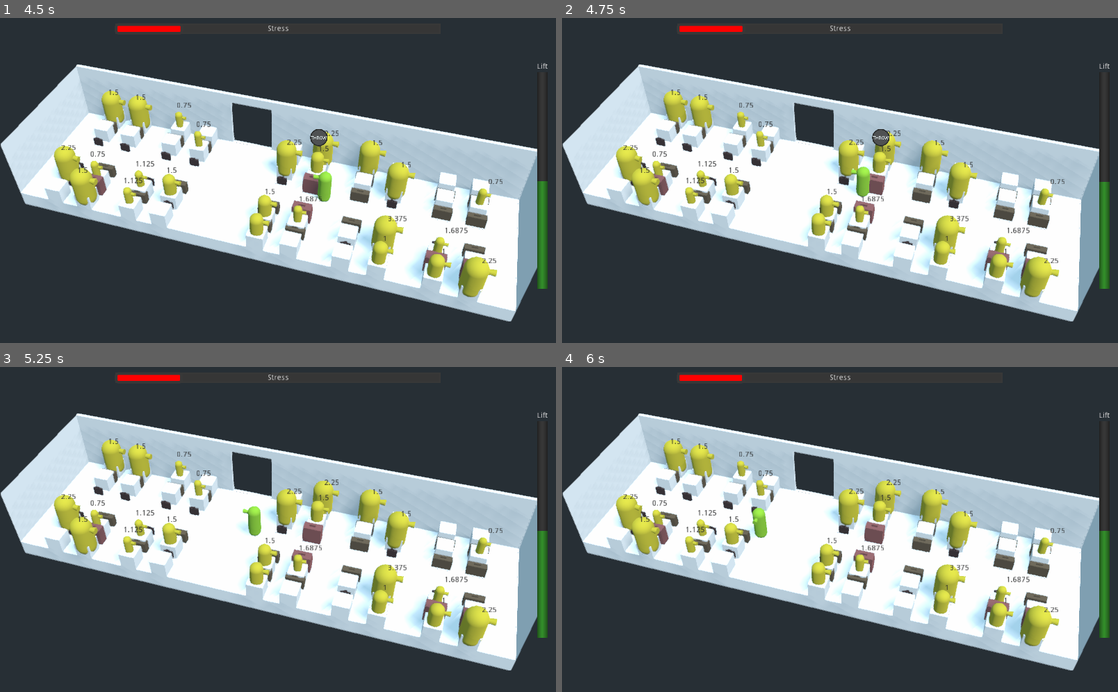
Above: before the commit, frames 1-4 (two rows, left to right).
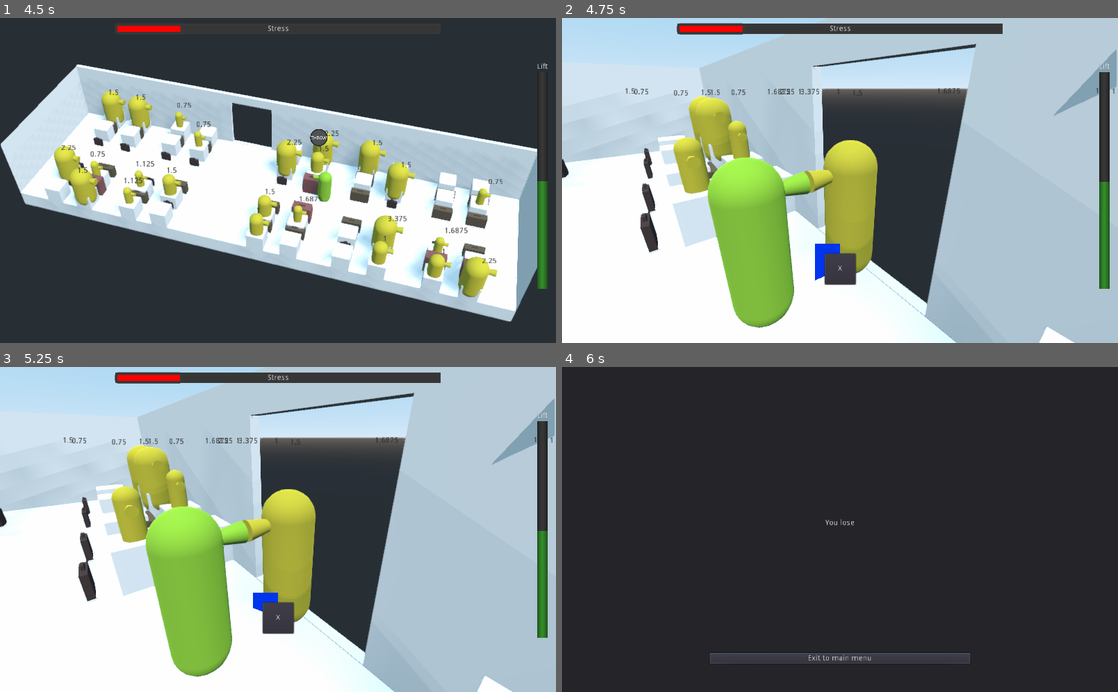
Above: after the commit, the same moments.

Repository: the-last-willy/game_jam_22_07
Game: Godot game, scene res://Game/Scenes/Main/Main.tscn
Same seed, same stepped clock (60 frames per second), same inputs: the game is played once before the commit and once after it.
Inputs (mouse positions are in pixels of both pictures, inside the frame that each line leads up to):
- Up to frame 1 (4.5 s): click "Play" at 0.5 s; tap Enter (ui_accept) at 1.25, 1.52, 2.27, 3.5, 3.77 s; move the mouse to (400, 164) at 1.27 s; hold D (move_right) 1.28-2.03 s; tap Space (grab, bound only before the commit) at 1.35, 2.3, 2.85, 3.8, 4.35 s; click (400, 164) at 1.42 s; tap R (grab_passenger, bound only after the commit) at 1.55, 2.1, 3.05, 3.6 s; move the mouse to (166, 196) at 2.02 s; hold S (move_backward) 2.03-2.78 s; move the mouse to (333, 109) at 2.77 s; hold D (move_right) 2.78-3.53 s; move the mouse to (250, 245) at 3.52 s; hold W (move_forward) 3.53-4.28 s; click (250, 245) at 3.67 s; move the mouse to (444, 229) at 4.27 s; hold A (move_left) from 4.28 s (still down)
- Up to frame 2 (4.75 s): keep holding A (move_left); tap Enter (ui_accept) at 4.52 s; tap R (grab_passenger, bound only after the commit) at 4.55 s
- Up to frame 3 (5.25 s): keep holding A (move_left); move the mouse to (111, 480) at 5.02 s; tap R (grab_passenger, bound only after the commit) at 5.1 s
- Up to frame 4 (6 s): tap Enter (ui_accept) at 5.27 s; tap Space (grab, bound only before the commit) at 5.3 s; move the mouse to (867, 529) at 5.77 s; release A (move_left) at 5.78 s; hold S (move_backward) from 5.78 s (still down); tap R (grab_passenger, bound only after the commit) at 5.85 s; click (867, 529) at 5.92 s

Frame 1 is identical in both runs. In frame 2, 84% of the frame differs, in the area x 0-100%, y 0-100%; in frame 3, 84%; in frame 4, 46%.

Commit message:
Je sais pu

Diff:
--- a/Game/Character/Passenger/Passenger.gd
+++ b/Game/Character/Passenger/Passenger.gd
@@ -1,4 +1,5 @@
 extends Spatial
+class_name Passenger
 
 var speed: float
 var strength: float
@@ -6,6 +7,7 @@
 var anger: float
 var protector: float
 var weight: float
+var luggage: Luggage
 
 func set_speed(_speed):
 	speed = _speed
@@ -26,6 +28,9 @@
 func set_weight(_weight):
 	weight = _weight
 
+func set_luggage(_luggage):
+	luggage = _luggage
+
 func get_speed():
 	return speed
 
@@ -44,7 +49,7 @@
 func get_weight():
 	return weight
 
-func _process(delta):
+func _process(_delta):
 	$Label.rect_position = get_viewport().get_camera().unproject_position(global_transform.origin + Vector3.UP * 1.5)
 
 func _on_Area_body_entered(body):
--- a/Game/Character/PassengerSpawner/PassengerSpawner.gd
+++ b/Game/Character/PassengerSpawner/PassengerSpawner.gd
@@ -11,6 +11,7 @@
 var protector: float
 var weight: float
 var passenger = preload("res://Game/Character/Passenger/Passenger.tscn")
+var passenger_instance : Passenger
 
 func _ready() :
 	var  is_spowned = randi() % 1000
@@ -24,7 +25,7 @@
 
 	var passenger_type = load(path)
 
-	var passenger_instance = passenger.instance()
+	passenger_instance = passenger.instance()
 
 	passenger_instance.add_child(passenger_type.instance())
 
@@ -38,8 +39,8 @@
 	passenger_instance.set_anger(anger)
 	passenger_instance.set_protector(protector)
 	passenger_instance.set_weight(weight)
-
-
+	passenger_instance.set_luggage( get_parent().luggage )
+	print(get_parent().luggage)
 
 
 func generate_random() :
--- a/Game/Character/Player/Player.gd
+++ b/Game/Character/Player/Player.gd
@@ -53,9 +53,14 @@
 
 		throw_button.position = pos2d
 
-		if Input.is_action_just_pressed("grab"):
+		if Input.is_action_just_pressed("grab_passenger"):
 			get_tree().call_group("ConfrontationManager", "confront", self, nearest_passenger)
 			confrontation_transition()
+		elif Input.is_action_just_pressed("grab_luggage"):
+			grab_luggage( nearest_passenger )
+
+func grab_luggage( passenger ) -> void:
+	pass
 
 func confrontation_transition():
 	throw_button.visible = false
--- a/Game/ConfrontationManager/ConfrontationManager.gd
+++ b/Game/ConfrontationManager/ConfrontationManager.gd
@@ -38,18 +38,18 @@
 		return
 
 	strength -= loss * delta
-	if Input.is_action_just_pressed("grab"):
+	if Input.is_action_just_pressed("grab_passenger"):
 		strength += press_strength
 	button_smasher.set_value(strength)
 
 	if strength <= 0.0 || strength >= 100.0:
 		if strength <= 0.0:
 			player.queue_free()
-			get_tree().call_group("GameManager", "game_over")
+			GameManager.game_over()
 			player = null
 		else:
 			opponent.queue_free()
-			get_tree().call_group("GameManager", "object_thrown",opponent.weight)
+			GameManager.object_thrown(opponent.weight)
 			opponent = null
 
 		stop_confront()
--- a/Game/GameManager/GameManager.gd
+++ b/Game/GameManager/GameManager.gd
@@ -3,47 +3,45 @@
 
 export(NodePath) var game_ui_path
 
-var game_ui_instantiate
+var game_ui_instance
+var game_end_instance
 var anger
 var lift
-
-func _on_ready():
-	game_ui_instantiate = get_parent().get_node("GameUI")
 
 func _process(delta):
 	update_global_anger(delta)
 	update_global_lift(delta)
 
 func game_over():
-	get_parent().get_node("GameEndUI").game_end(false)
+	game_end_instance.game_end(false)
 
 func win():
-	get_parent().get_node("GameEndUI").game_end(true)
+	game_end_instance.game_end(true)
 
 func update_global_anger(delta):
-	if(game_ui_instantiate == null):
+	if(game_ui_instance == null):
 		return
-	anger = game_ui_instantiate.get_stress()
+	anger = game_ui_instance.get_stress()
 	anger = anger - 0.1 * delta
-	game_ui_instantiate.update_stress(anger)
+	game_ui_instance.update_stress(anger)
 	if(anger >= 100):
 		return
 
 func update_global_lift(delta):
-	if(game_ui_instantiate == null):
+	if(game_ui_instance == null):
 		return
-	lift = game_ui_instantiate.get_lift()
+	lift = game_ui_instance.get_lift()
 	lift = lift - 0.10 * delta
-	game_ui_instantiate.update_lift(lift)
+	game_ui_instance.update_lift(lift)
 	if lift <= 0:
 		game_over()
 
 func object_thrown(weight):
-	if(game_ui_instantiate == null):
+	if(game_ui_instance == null):
 		return
-	anger = game_ui_instantiate.get_stress()
+	anger = game_ui_instance.get_stress()
 	anger = anger + 0.7 * weight
-	lift = game_ui_instantiate.get_lift()
+	lift = game_ui_instance.get_lift()
 	lift = lift + 0.7 * weight
-	game_ui_instantiate.update_lift(lift)
-	game_ui_instantiate.update_stress(anger)
+	game_ui_instance.update_lift(lift)
+	game_ui_instance.update_stress(anger)
--- a/Game/GameManager/GameManager.tscn
+++ /dev/null
@@ -1,6 +0,0 @@
-[gd_scene load_steps=2 format=2]
-
-[ext_resource path="res://Game/GameManager/GameManager.gd" type="Script" id=1]
-
-[node name="GameManager" type="Node" groups=["GameManager"]]
-script = ExtResource( 1 )
--- a/Game/Props/Seat/Seat.gd
+++ b/Game/Props/Seat/Seat.gd
@@ -5,9 +5,11 @@
 export(LuggagePlacement) var luggage_placement = LuggagePlacement.left
 
 var luggage_scene = load("res://Game/Props/Luggage/Luggage.tscn")
+onready var passenger_spawner = $PassengerSpawner
+var luggage : Luggage
 
 func _ready():
-	var luggage = luggage_scene.instance()
+	luggage = luggage_scene.instance()
 	match(luggage_placement):
 		LuggagePlacement.left:
 			luggage.transform = $LuggagePlacement/Left.transform
--- a/Game/Scenes/Level/Level.tscn
+++ b/Game/Scenes/Level/Level.tscn
@@ -7,7 +7,6 @@
 [ext_resource path="res://Game/ConfrontationManager/ConfrontationManager.gd" type="Script" id=8]
 [ext_resource path="res://Game/UI/ButtonMasher/ButtonMasher.tscn" type="PackedScene" id=9]
 [ext_resource path="res://Game/GameManager/GameManager.gd" type="Script" id=10]
-[ext_resource path="res://Game/GameManager/GameManager.tscn" type="PackedScene" id=11]
 [ext_resource path="res://Game/UI/GameEnd/GameEndUI.tscn" type="PackedScene" id=12]
 
 [node name="Level" type="Spatial"]
@@ -41,8 +40,4 @@
 
 [node name="GameUI" parent="." instance=ExtResource( 4 )]
 
-[node name="GameManager" parent="." instance=ExtResource( 11 )]
-
 [node name="GameEndUI" parent="." instance=ExtResource( 12 )]
-
-[connection signal="ready" from="GameUI" to="GameManager" method="_on_ready"]
--- a/Game/UI/GameEnd/GameEndUI.gd
+++ b/Game/UI/GameEnd/GameEndUI.gd
@@ -4,6 +4,7 @@
 
 # Called when the node enters the scene tree for the first time.
 func _ready():
+	GameManager.game_end_instance = self
 	visible = false
 
 func game_end(win : bool):
--- a/Game/UI/GameUI/GameUI.gd
+++ b/Game/UI/GameUI/GameUI.gd
@@ -1,4 +1,7 @@
 extends Control
+
+func _ready():
+	GameManager.game_ui_instance = self
 
 func update_stress(value):
 	$StressBar.value = value
--- a/project.godot
+++ b/project.godot
@@ -24,6 +24,11 @@
 "language": "GDScript",
 "path": "res://Game/Props/Luggage/Luggage.gd"
 }, {
+"base": "Spatial",
+"class": "Passenger",
+"language": "GDScript",
+"path": "res://Game/Character/Passenger/Passenger.gd"
+}, {
 "base": "KinematicBody",
 "class": "Player",
 "language": "GDScript",
@@ -38,6 +43,7 @@
 "ButtonSmasher": "",
 "Character": "",
 "Luggage": "",
+"Passenger": "",
 "Player": "",
 "SpawnPerso": ""
 }
@@ -47,6 +53,10 @@
 config/name="Gj2207"
 run/main_scene="res://Game/Scenes/Main/Main.tscn"
 config/icon="res://icon.png"
+
+[autoload]
+
+GameManager="*res://Game/GameManager/GameManager.gd"
 
 [input]
 
@@ -80,7 +90,7 @@
 , Object(InputEventJoypadMotion,"resource_local_to_scene":false,"resource_name":"","device":0,"axis":1,"axis_value":1.0,"script":null)
  ]
 }
-grab={
+grab_luggage={
 "deadzone": 0.5,
 "events": [ Object(InputEventJoypadButton,"resource_local_to_scene":false,"resource_name":"","device":0,"button_index":0,"pressure":0.0,"pressed":false,"script":null)
 , Object(InputEventKey,"resource_local_to_scene":false,"resource_name":"","device":0,"alt":false,"shift":false,"control":false,"meta":false,"command":false,"pressed":false,"scancode":0,"physical_scancode":32,"unicode":0,"echo":false,"script":null)
@@ -98,6 +108,12 @@
 , Object(InputEventJoypadButton,"resource_local_to_scene":false,"resource_name":"","device":0,"button_index":11,"pressure":0.0,"pressed":false,"script":null)
  ]
 }
+grab_passenger={
+"deadzone": 0.5,
+"events": [ Object(InputEventKey,"resource_local_to_scene":false,"resource_name":"","device":0,"alt":false,"shift":false,"control":false,"meta":false,"command":false,"pressed":false,"scancode":0,"physical_scancode":82,"unicode":0,"echo":false,"script":null)
+, Object(InputEventJoypadButton,"resource_local_to_scene":false,"resource_name":"","device":0,"button_index":2,"pressure":0.0,"pressed":false,"script":null)
+ ]
+}
 
 [physics]
 
Not shown: 1 places in Game/Scenes/Level/Level.tscn that only renumber resources
